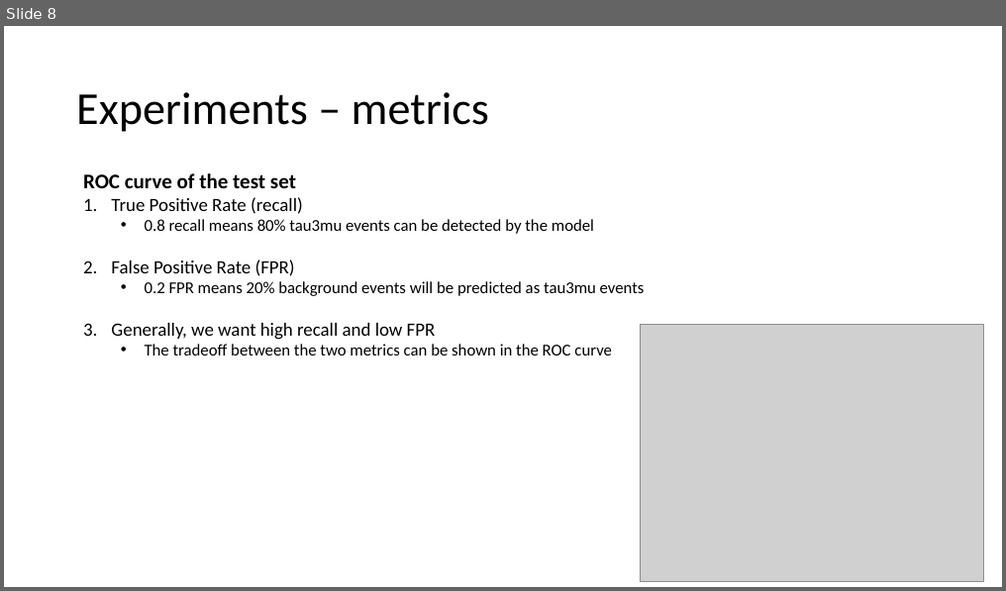
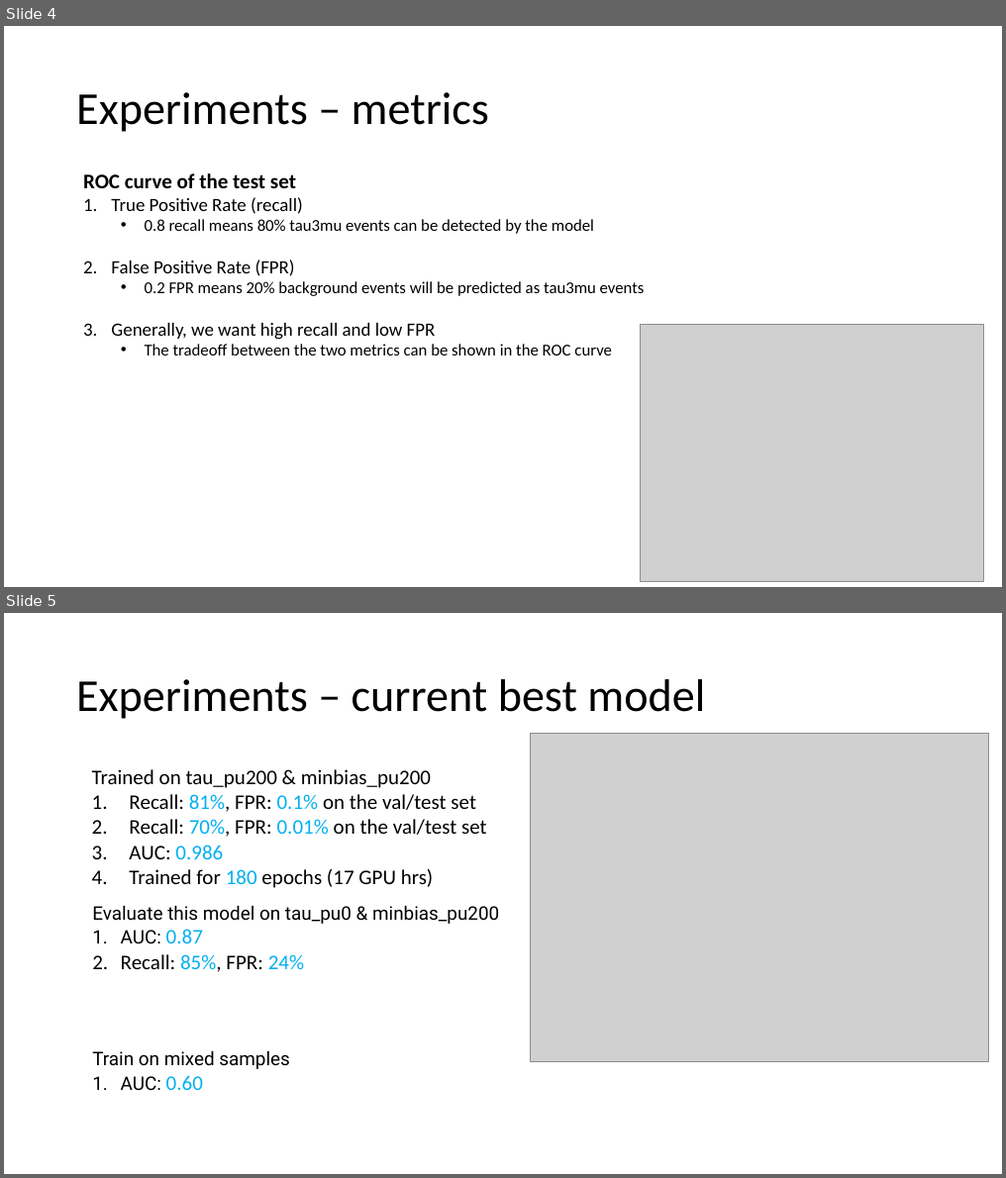
Before and after one commit to ekoenig4/Tau3MuGNNs, a slide deck: Tau3MuGNNs.pptx. Shown one above the other, each under a label of ours: slide 8 before the commit, slides 4 and 5 after it. The pictures are 1006x591 and 1006x1178 pixels, drawn with LibreOffice and Linux fonts; fonts in the diff are those of the drawing; grey boxes stand for pictures. Boxes give left, top, right and bottom in pixels: in the first picture for what was removed or moved away, otherwise in the second. Text is boxed around its words. In the diff, an @@ line names an element or a change of style, - is before the commit and + after.

```diff
--- a/Tau3MuGNNs.pptx
+++ b/Tau3MuGNNs.pptx
@@ slide 5 added at bbox=[4, 613, 1002, 1174], background #FFFFFF @@
@@ text added at bbox=[76, 679, 705, 719], 44 pt, text #000000 @@
+Experiments – current best model
@@ picture added at bbox=[531, 734, 989, 1062] @@
@@ text added at bbox=[92, 769, 487, 888], 20 pt, text #000000 @@
+Trained on tau_pu200 & minbias_pu200
+1. Recall: 81%, FPR: 0.1% on the val/test set
+2. Recall: 70%, FPR: 0.01% on the val/test set
+3. AUC: 0.986
+4. Trained for 180 epochs (17 GPU hrs)
@@ text added at bbox=[92, 905, 499, 972], 18 pt, text #000000 @@
+Evaluate this model on tau_pu0 & minbias_pu200
+1. AUC: 0.87
+2. Recall: 85%, FPR: 24%
@@ text added at bbox=[92, 1051, 290, 1091], 18 pt, text #000000 @@
+Train on mixed samples
+1. AUC: 0.60
@@ what was slide 8 is now slide 4 @@
```
Also in this commit, not shown: 3 slides changed, 14 other slides added, 11 slides removed, 9 other files.
